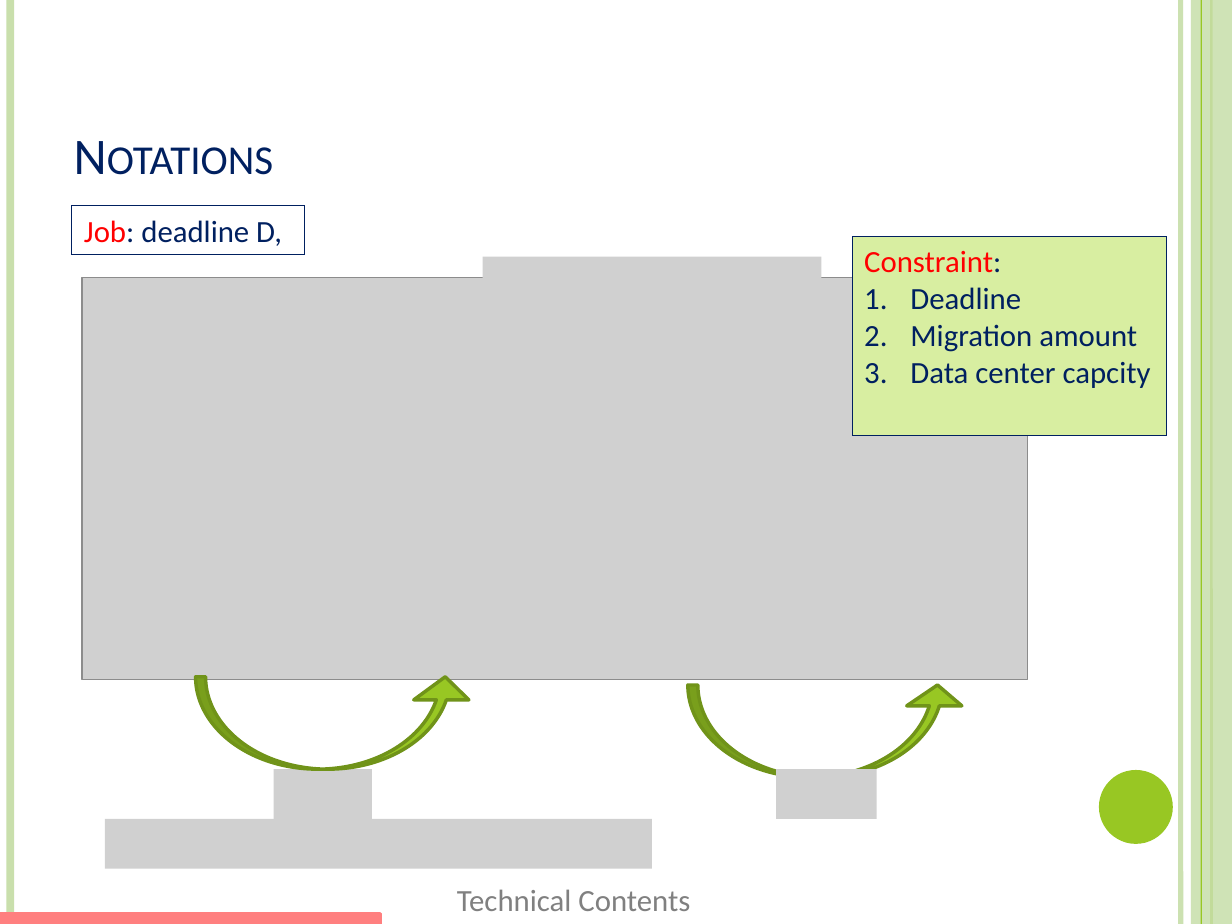
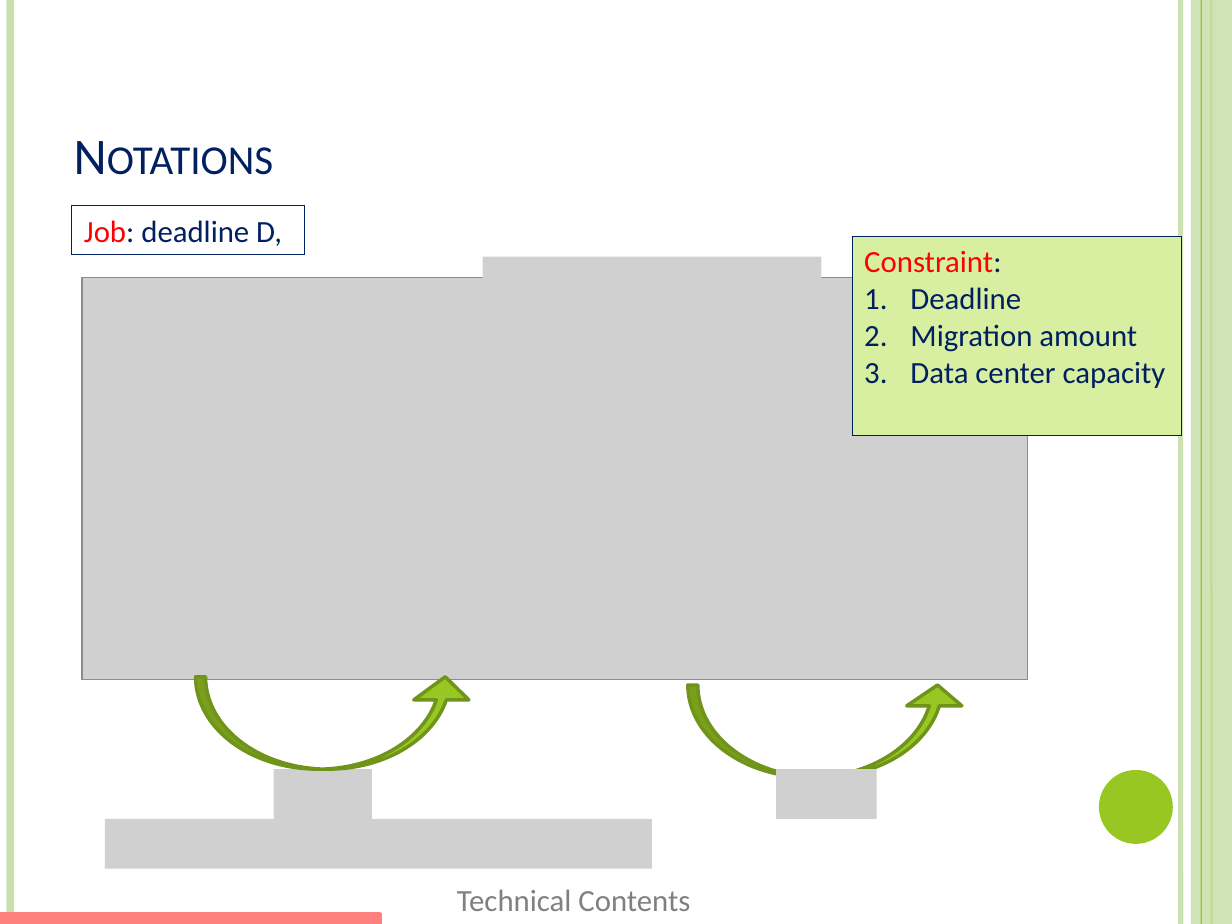
Before and after one commit to xizhonghua/GreenDC-Summary, a slide deck: slide 17 of file/Adnan12-EEGLB.pptm (slide 16 before the commit). Drawn at 1232x924 pixels with LibreOffice and Linux fonts; fonts in the diff are those of the drawing; grey boxes stand for pictures. Boxes give left, top, right and bottom in pixels: in the first picture for what was removed or moved away, otherwise in the second. Text is boxed around its words. In the diff, an @@ line names an element or a change of style, - is before the commit and + after.

Commit message:
update slides

```diff
--- a/file/Adnan12-EEGLB.pptm
+++ b/file/Adnan12-EEGLB.pptm
@@ rectangle "Constraint:": place and size @@
-rectangle "Constraint:" at <box>853,237,1167,436</box>
+rectangle "Constraint:" at <box>853,237,1183,436</box>
@@ text in rectangle at <box>910,362,1166,388</box>: text changed @@
-3. Data center capcity
+3. Data center capacity
```
Also in this commit, not shown: 1 other slide changed, 1 slide added.
